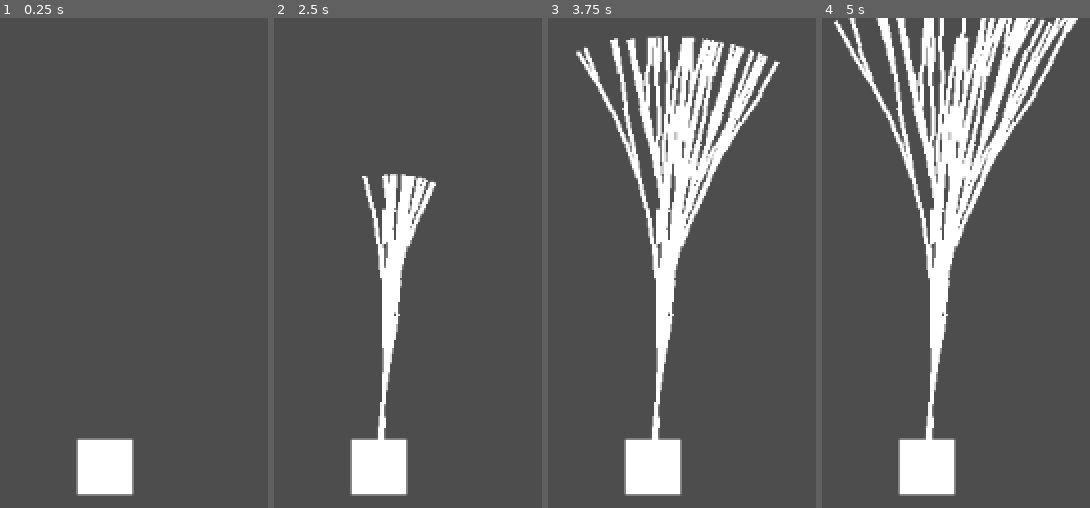
Above: before the commit, frames 1-4 (left to right).
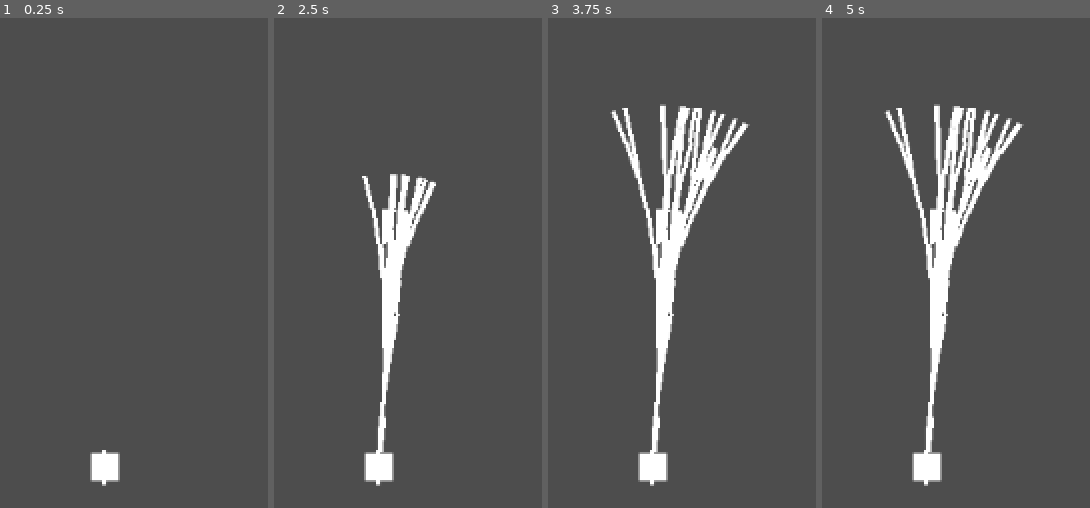
Above: after the commit, the same moments.

Repository: LiveFromZero/slimemind-fork
Game: Godot game, scene res://main.tscn
Two runs of this game, one before a commit and one after it. Both use one fixed random seed, a clock stepped at 60 frames per second and the inputs below.
Inputs:
- Up to frame 1 (0.25 s): no input
- Up to frame 2 (2.5 s): tap Enter at 0.5 s
- Up to frame 3 (3.75 s): no input
- Up to frame 4 (5 s): tap Space at 4.25 s

The runs differ from the first frame. In frame 1, 2.0% of the frame differs, in the area x 28-50%, y 85-98%; in frame 2, 2.3%; in frame 3, 11%; in frame 4, 13%, in the area x 4-96%, y 0-98%.

Commit message:
collision working

Diff:
--- a/main.tscn
+++ b/main.tscn
@@ -5,8 +5,6 @@
 [ext_resource type="PackedScene" uid="uid://ojlxgt03ouxb" path="res://scenes/world.tscn" id="2_h2yge"]
 
 [sub_resource type="WorldBoundaryShape2D" id="WorldBoundaryShape2D_h2yge"]
-normal = Vector2(4.5654623e-08, -1)
-distance = -5.0
 
 [node name="Main" type="Node2D"]
 
@@ -20,34 +18,34 @@
 [node name="World" parent="." instance=ExtResource("2_h2yge")]
 
 [node name="Blob" parent="." instance=ExtResource("1_0xm2m")]
+scale = Vector2(0.5, 0.5)
 
-[node name="WorldBorders" type="Node" parent="."]
+[node name="BorderUp" type="Area2D" parent="."]
+position = Vector2(0, -494)
+rotation = 1.5707964
 
-[node name="WorldBorderDown" type="StaticBody2D" parent="WorldBorders"]
-
-[node name="CollisionShape2D" type="CollisionShape2D" parent="WorldBorders/WorldBorderDown"]
-position = Vector2(-1, 644)
+[node name="CollisionShape2D" type="CollisionShape2D" parent="BorderUp"]
+rotation = 1.5707964
 shape = SubResource("WorldBoundaryShape2D_h2yge")
 
-[node name="WorldBorderUp" type="StaticBody2D" parent="WorldBorders"]
-rotation = -3.1415925
+[node name="BorderRight" type="Area2D" parent="."]
+position = Vector2(1039, 0)
+rotation = -0.7853982
 
-[node name="CollisionShape2D" type="CollisionShape2D" parent="WorldBorders/WorldBorderUp"]
-position = Vector2(-1, 644)
+[node name="CollisionShape2D" type="CollisionShape2D" parent="BorderRight"]
+rotation = -0.7853982
 shape = SubResource("WorldBoundaryShape2D_h2yge")
 
-[node name="WorldBorderRight" type="StaticBody2D" parent="WorldBorders"]
-position = Vector2(3, 1)
-rotation = -1.5707964
+[node name="BorderDown" type="Area2D" parent="."]
+position = Vector2(0, 547)
 
-[node name="CollisionShape2D" type="CollisionShape2D" parent="WorldBorders/WorldBorderRight"]
-position = Vector2(-2.00005, 1144)
+[node name="CollisionShape2D" type="CollisionShape2D" parent="BorderDown"]
 shape = SubResource("WorldBoundaryShape2D_h2yge")
 
-[node name="WorldBorderLeft" type="StaticBody2D" parent="WorldBorders"]
-position = Vector2(3, 1)
-rotation = 1.5707964
+[node name="BorderLeft" type="Area2D" parent="."]
+position = Vector2(-990, 0)
+rotation = 0.7853982
 
-[node name="CollisionShape2D" type="CollisionShape2D" parent="WorldBorders/WorldBorderLeft"]
-position = Vector2(-2.00005, 1144)
+[node name="BorderLeft" type="CollisionShape2D" parent="BorderLeft"]
+rotation = 0.7853982
 shape = SubResource("WorldBoundaryShape2D_h2yge")
--- a/scenes/arm_segment.tscn
+++ b/scenes/arm_segment.tscn
@@ -21,7 +21,8 @@
 shape = SubResource("RectangleShape2D_0510x")
 
 [node name="RayCast2D" type="RayCast2D" parent="Area2D"]
-target_position = Vector2(0, -33)
+position = Vector2(0, 14)
+target_position = Vector2(0, -52)
 collide_with_areas = true
 
 [node name="Marker2D" type="Marker2D" parent="."]
